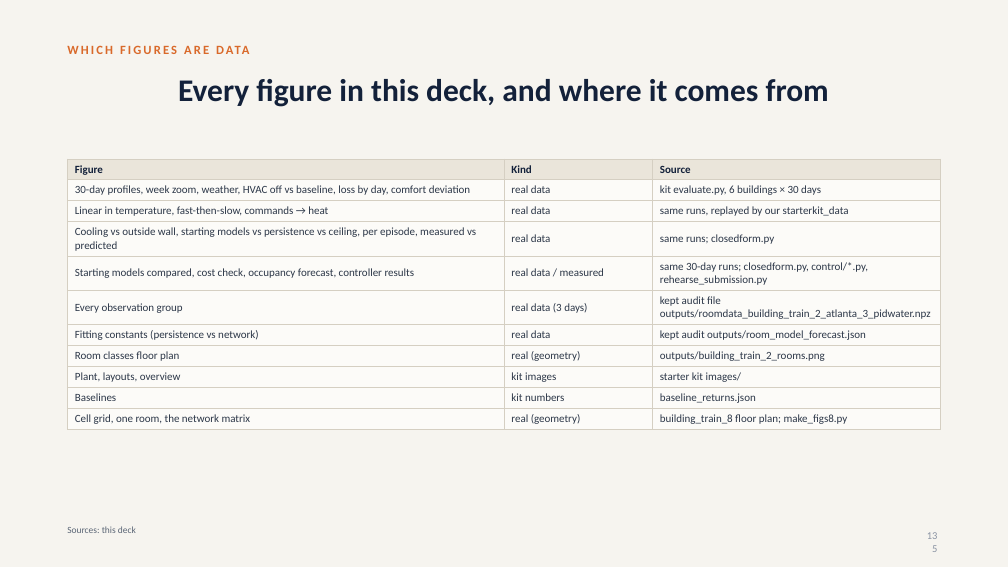
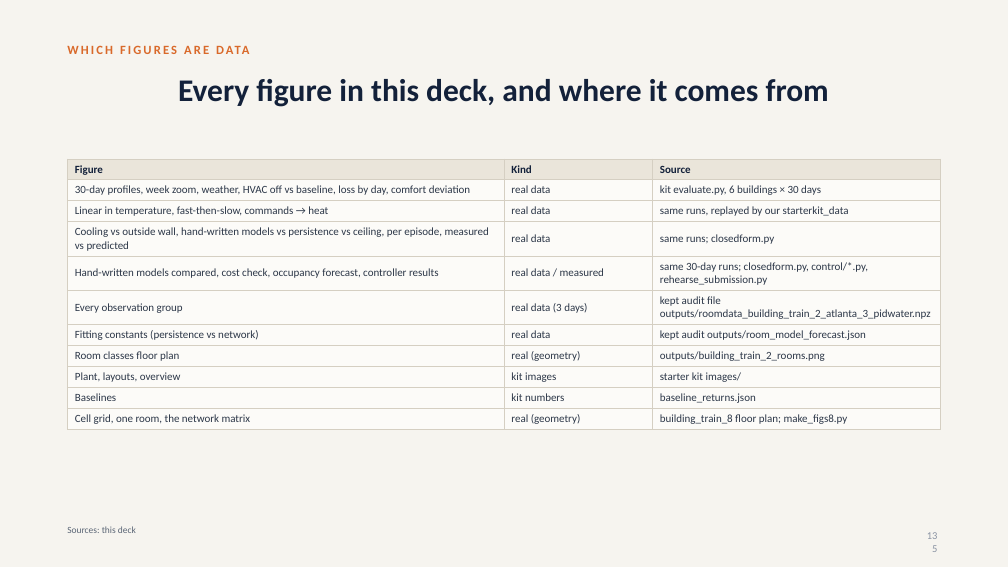
Before and after one commit to srivathsanb14/working-code, a slide deck: slide 135 of docs/One_Controller_for_Every_Building.pptx. Drawn at 1008x567 pixels with LibreOffice and Linux fonts; fonts in the diff are those of the drawing. Boxes give left, top, right and bottom in pixels: in the first picture for what was removed or moved away, otherwise in the second. Text is boxed around its words. In the diff, an @@ line names an element or a change of style, - is before the commit and + after.

```diff
--- a/docs/One_Controller_for_Every_Building.pptx
+++ b/docs/One_Controller_for_Every_Building.pptx
@@ table at box(67, 159, 941, 428) @@
-row 4, column 1: Cooling vs outside wall, starting models vs persistence vs ceiling, per episode, measured vs predicted
+row 4, column 1: Cooling vs outside wall, hand-written models vs persistence vs ceiling, per episode, measured vs predicted
-row 5, column 1: Starting models compared, cost check, occupancy forecast, controller results
+row 5, column 1: Hand-written models compared, cost check, occupancy forecast, controller results
```
Also in this commit, not shown: 19 other slides changed, 5 other files.
